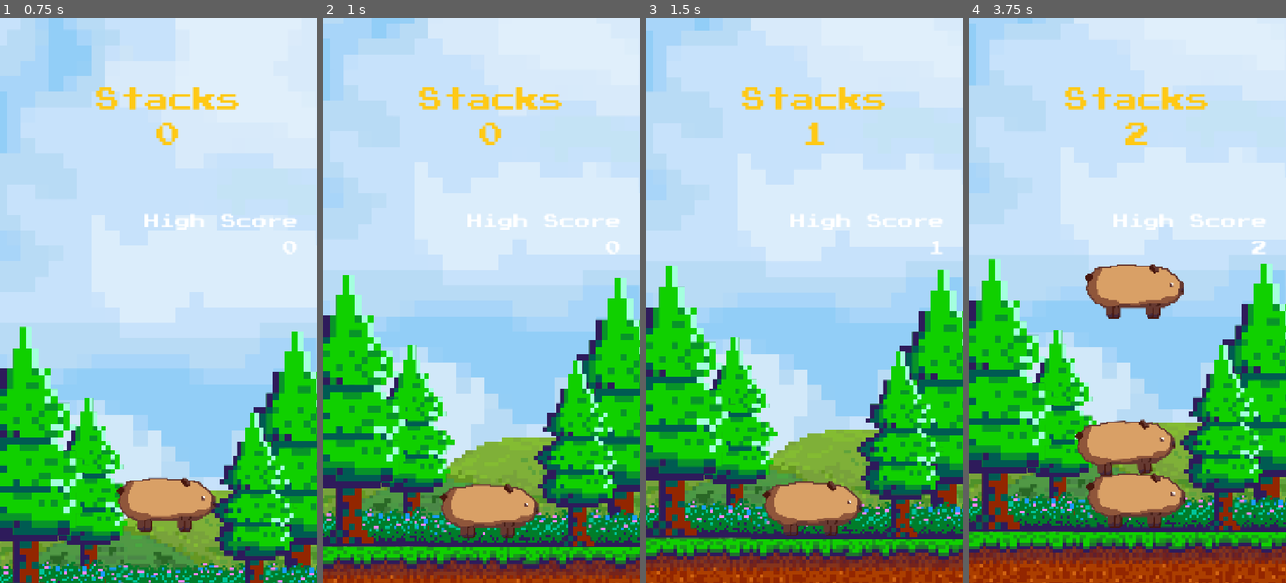
Above: before the commit, frames 1-4 (left to right).
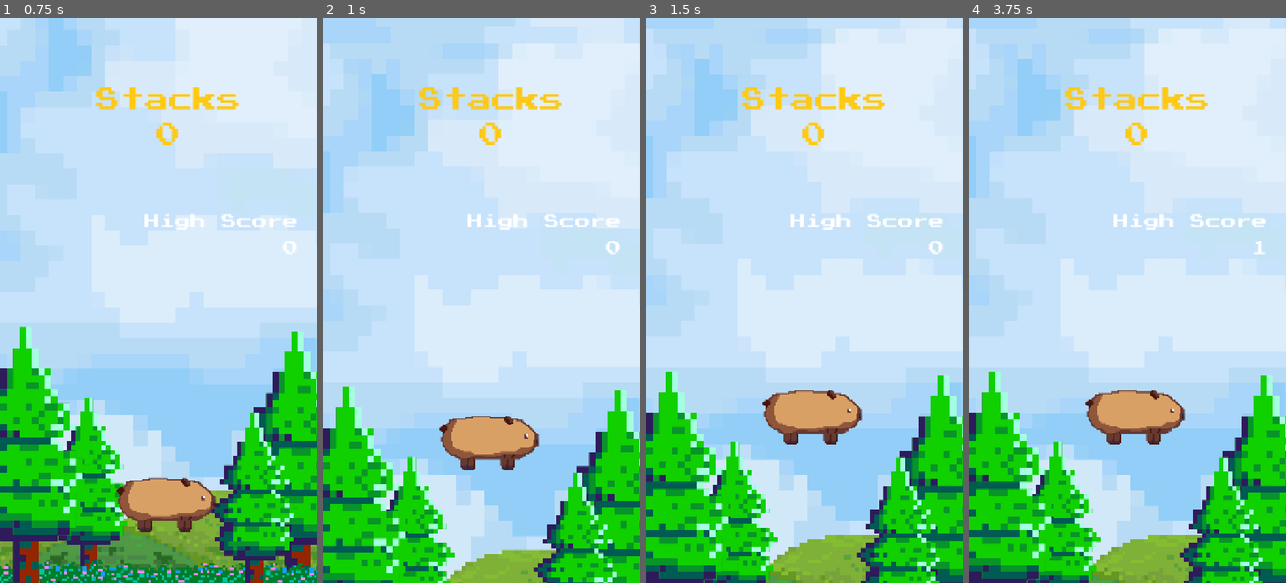
Above: after the commit, the same moments.

Repository: jhaaocampo/CAPYBALANCE
Game: Godot game, scene res://Main.tscn
Two runs of this game, one before a commit and one after it. Both use one fixed random seed, a clock stepped at 60 frames per second and the inputs below.
Inputs (mouse positions are in pixels of both pictures, inside the frame that each line leads up to):
- Up to frame 1 (0.75 s): tap Enter (ui_accept) at 0.5 s; move the mouse to (228, 272) at 0.52 s; click (228, 272) at 0.6 s
- Up to frame 2 (1 s): tap Enter (ui_accept) at 0.77 s; tap R at 0.8 s
- Up to frame 3 (1.5 s): tap Enter (ui_accept) at 1.07 s; move the mouse to (741, 328) at 1.27 s; tap R at 1.35 s; click (741, 328) at 1.42 s
- Up to frame 4 (3.75 s): tap Enter (ui_accept) at 1.52, 1.55, 1.82, 3.02, 3.32 s; move the mouse to (1159, 176) at 2.02 s; hold Enter (ui_accept) 2.03-2.78 s; click (1159, 176) at 2.3 s; move the mouse to (1111, 413) at 2.77 s; click (1111, 413) at 2.85 s; tap R at 3.05, 3.6 s; move the mouse to (1222, 385) at 3.52 s; hold Enter (ui_accept) from 3.53 s (still down); click (1222, 385) at 3.67 s

Frame 1 is identical in both runs. In frame 2, 56% of the frame differs, in the area x 0-100%, y 0-100%; in frame 3, 57%; in frame 4, 59%.

Commit message:
touch input try 2

Diff:
--- a/GodotProject/Main.gd
+++ b/GodotProject/Main.gd
@@ -66,10 +66,28 @@
 	randomize()
 	ground_level = get_viewport_rect().size.y - ground_margin
 	start_x_position = get_viewport_rect().size.x / 2
+
+	# Set up touch input action if it doesn't exist
+	setup_touch_input()
+
 	create_ground()
 	place_base_capy()
 	setup_initial_camera()
 	setup_scoreboard()
+
+func setup_touch_input():
+	# Create touch input action if it doesn't exist
+	if not InputMap.has_action("touch_drop"):
+		InputMap.add_action("touch_drop")
+
+		# Add screen touch event
+		var touch_event = InputEventScreenTouch.new()
+		InputMap.action_add_event("touch_drop", touch_event)
+
+		# Also add mouse click for desktop testing
+		var mouse_event = InputEventMouseButton.new()
+		mouse_event.button_index = MOUSE_BUTTON_LEFT
+		InputMap.action_add_event("touch_drop", mouse_event)
 
 func setup_scoreboard():
 	scoreboard = get_node_or_null("/root/Main/UI/Scoreboard")
@@ -159,13 +177,21 @@
 			spawn_capy()
 			spawn_timer = 0.0
 
+	# Handle input and movement - prevent input during game over
 	if current_capy and not is_capy_dropping:
+		# Check for touch input (mobile) or keyboard input (desktop)
+		if Input.is_action_just_pressed("ui_accept") or Input.is_action_just_pressed("touch_drop"):
+			drop_current_capy()
+			return
+
 		handle_horizontal_movement(delta)
 
-		if capys_stack.size() > 1:
-			apply_stack_wobble(delta)
-			check_stack_stability(delta)
-			apply_height_based_global_stability(delta)
+	if capys_stack.size() > 1:
+		apply_stack_wobble(delta)
+		check_stack_stability(delta)
+		apply_height_based_global_stability(delta)
+
+
 
 func check_for_fallen_capys():
 	if tipping_over:  # Already triggered, don't check again
@@ -1056,20 +1082,18 @@
 	return "BaseCapy"
 
 func _input(event):
-	if tipping_over:
-		return
-
-	if current_capy and not is_capy_dropping:
-		# Handle screen touch
-		if event is InputEventScreenTouch and event.pressed:
-			if not is_tap_over_ui(event.position):
+	# Handle restart key
+	if event is InputEventKey and event.pressed and event.keycode == KEY_R:
+		get_tree().reload_current_scene()
+		return
+
+	# Handle touch input for mobile devices
+	if event is InputEventScreenTouch:
+		if event.pressed and current_capy and not is_capy_dropping and not tipping_over:
+			drop_current_capy()
+
+	# Handle mouse clicks for desktop (optional - for testing on desktop)
+	elif event is InputEventMouseButton:
+		if event.pressed and event.button_index == MOUSE_BUTTON_LEFT:
+			if current_capy and not is_capy_dropping and not tipping_over:
 				drop_current_capy()
-
-		# Also handle keyboard/controller
-		if Input.is_action_pressed("ui_accept"):
-			drop_current_capy()
-
-func is_tap_over_ui(position: Vector2) -> bool:
-	var viewport = get_viewport()
-	var ui_node = viewport.gui_pick(position)
-	return ui_node != null
